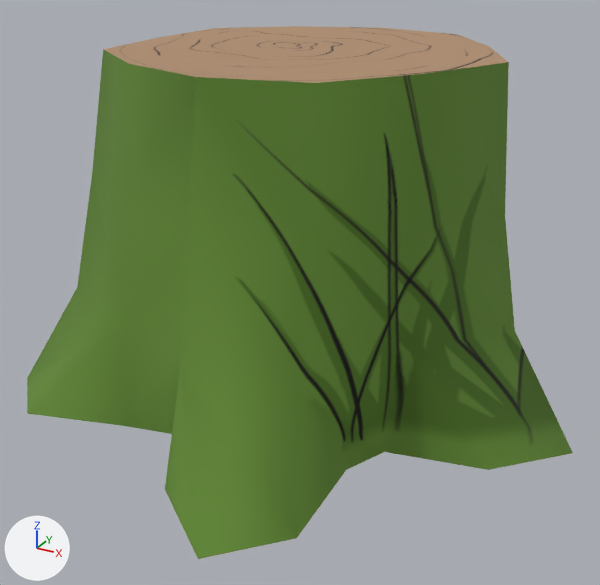
Renders of the FBX model Assets/Art/Models/environments/objects/tree_stump.fbx from each side of a commit.
The view is the same before and after, from a 50 mm camera at (0.347, -0.618, 0.399) aimed at (0.021, -0.026, 0.103). The lights are fixed; the arrows at lower left show +X, +Y and +Z. Where no turn or scale is listed for an object, it has been applied to the vertices. Vertices at the same position are counted once.

Names of what the first picture shows: 'tree_stump'.
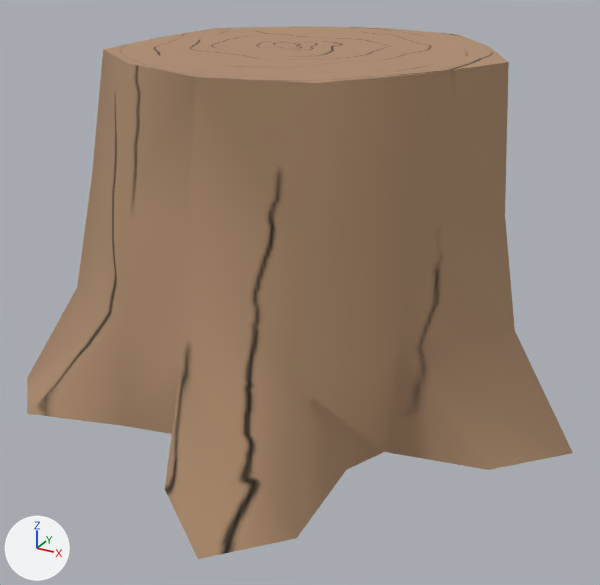
Diff of the bpy script that builds the scene:
```diff
--- a/Assets/Art/Models/environments/objects/tree_stump.fbx.py
+++ b/Assets/Art/Models/environments/objects/tree_stump.fbx.py
@@ img_wood_bs_png @@
+img_wood_bs_png = load_image('wood_bs.png', '../../../Textures/Wood_BS.png', 512, 512, 'sRGB')
@@ mat_wood_bs @@
+mat_wood_bs = principled_material('wood_bs')
+mat_wood_bs.texture = img_wood_bs_png
+mat_wood_bs.roughness = 1.0
@@ me_tree @@
 me_tree.from_pydata(...)  # 63 vertices, 56 faces; spans x -0.224..0.266, y -0.255..0.255, z 0.0..0.309
 # used by ob_tree_stump; location = (0.0, 0.0, 0.0)
+# me_tree part 1: all 48 faces centred in x -0.192..0.205, y -0.212..0.213, z 0.032..0.256 switch from mat_material_016 (picture img_flower_grass_bs_png) to mat_wood_bs (picture img_wood_bs_png)
```

Boxes [x1, y1, x2, y2] around the edits, measured in the pictures (600 x 585 px):
part 1 of me_tree, recoloured (green to brown): [27, 49, 573, 559] in both
